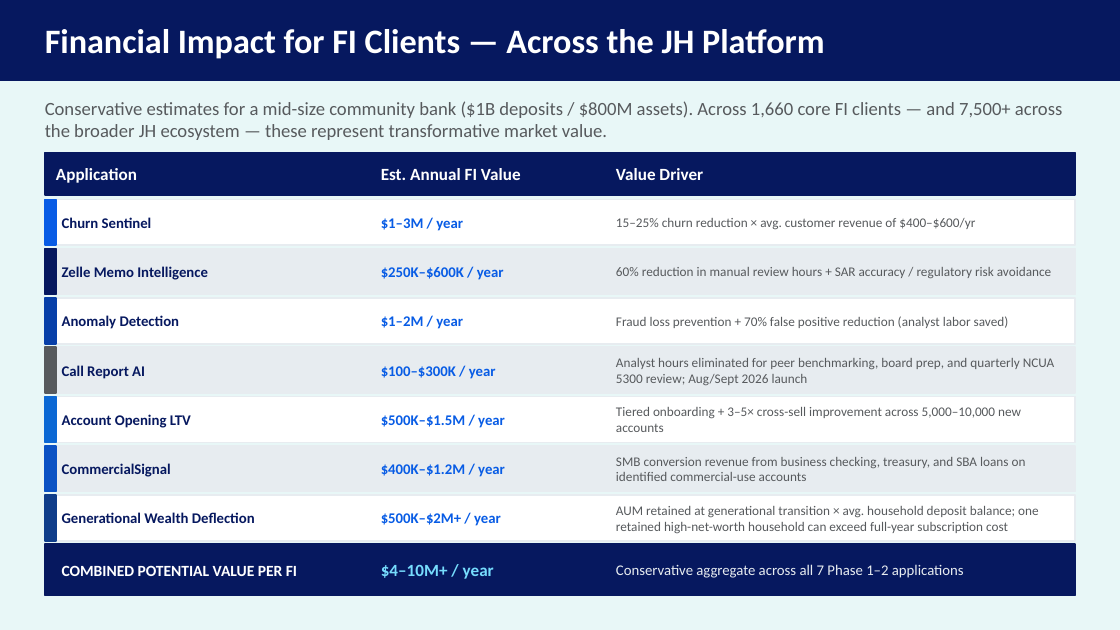
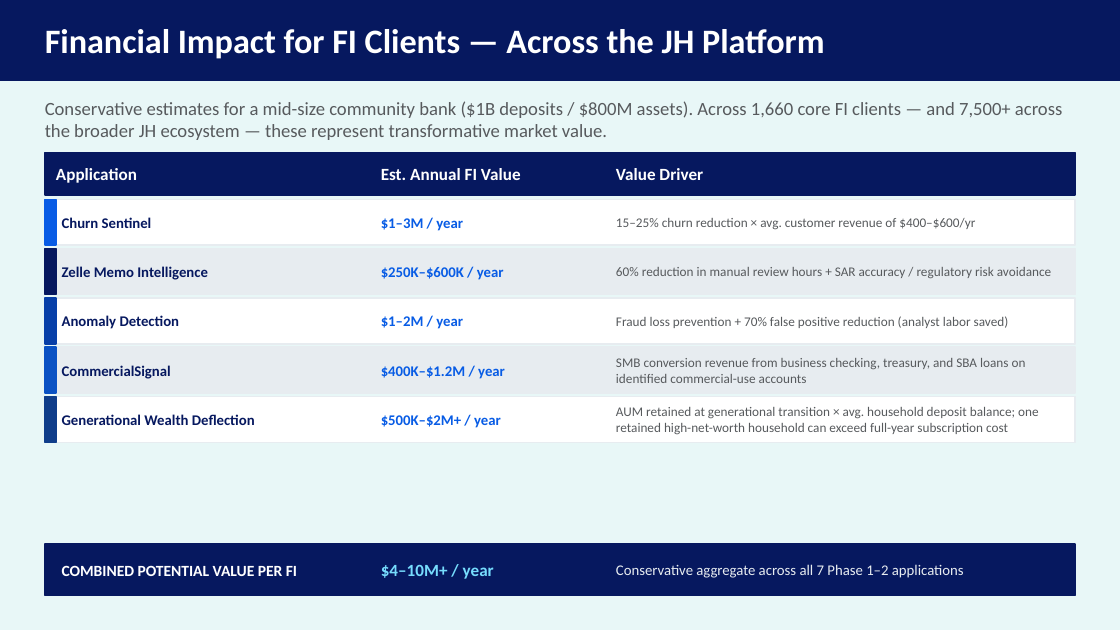
Before and after one commit to MonkeyWrenchGang/jhai_presentations, a slide deck: slide 12 of JH_DS_Strategy_JHBI.pptx (slide 14 before the commit). Drawn at 1120x630 pixels with LibreOffice and Linux fonts; fonts in the diff are those of the drawing. Boxes give left, top, right and bottom in pixels: in the first picture for what was removed or moved away, otherwise in the second. Text is boxed around its words. In the diff, an @@ line names an element or a change of style, - is before the commit and + after.

```diff
--- a/JH_DS_Strategy_JHBI.pptx
+++ b/JH_DS_Strategy_JHBI.pptx
@@ rectangle at box(45, 347, 56, 393): fill #575A5D to #0A52C4; outline #575A5D 1 pt to #0A52C4 1 pt @@
@@ text at box(616, 358, 1026, 383): text changed @@
-Analyst hours eliminated for peer benchmarking, board prep, and quarterly NCUA 5300 review; Aug/Sept 2026 launch
+SMB conversion revenue from business checking, treasury, and SBA loans on identified commercial-use accounts
@@ text at box(62, 365, 171, 379): text changed @@
-Call Report AI
+CommercialSignal
@@ text at box(381, 366, 505, 379): text changed @@
-$100–$300K / year
+$400K–$1.2M / year
@@ rectangle at box(45, 396, 56, 442): fill #0B68D4 to #0F3D8A; outline #0B68D4 1 pt to #0F3D8A 1 pt @@
@@ text at box(62, 414, 255, 425): text changed @@
-Account Opening LTV
+Generational Wealth Deflection
@@ text at box(381, 415, 501, 428): text changed @@
-$500K–$1.5M / year
+$500K–$2M+ / year
@@ text at box(616, 407, 1039, 434): text changed @@
-Tiered onboarding + 3–5× cross-sell improvement across 5,000–10,000 new accounts
+AUM retained at generational transition × avg. household deposit balance; one retained high-net-worth household can exceed full-year subscription cost
@@ rectangle removed at box(45, 446, 1075, 492) @@
@@ rectangle removed at box(45, 446, 56, 492) @@
@@ text removed at box(62, 463, 171, 477) @@
-CommercialSignal
@@ text removed at box(381, 464, 505, 477) @@
-$400K–$1.2M / year
@@ text removed at box(616, 457, 1026, 481) @@
-SMB conversion revenue from business checking, treasury, and SBA loans on identified commercial-use accounts
@@ rectangle removed at box(45, 495, 1075, 541) @@
@@ rectangle removed at box(45, 495, 56, 541) @@
@@ text removed at box(616, 506, 1039, 533) @@
-AUM retained at generational transition × avg. household deposit balance; one retained high-net-worth household can exceed full-year subscription cost
@@ text removed at box(62, 512, 255, 523) @@
-Generational Wealth Deflection
@@ text removed at box(381, 513, 501, 526) @@
-$500K–$2M+ / year
```
Also in this commit, not shown: 6 other slides changed, 2 slides added, 3 slides removed, 3 other files.
